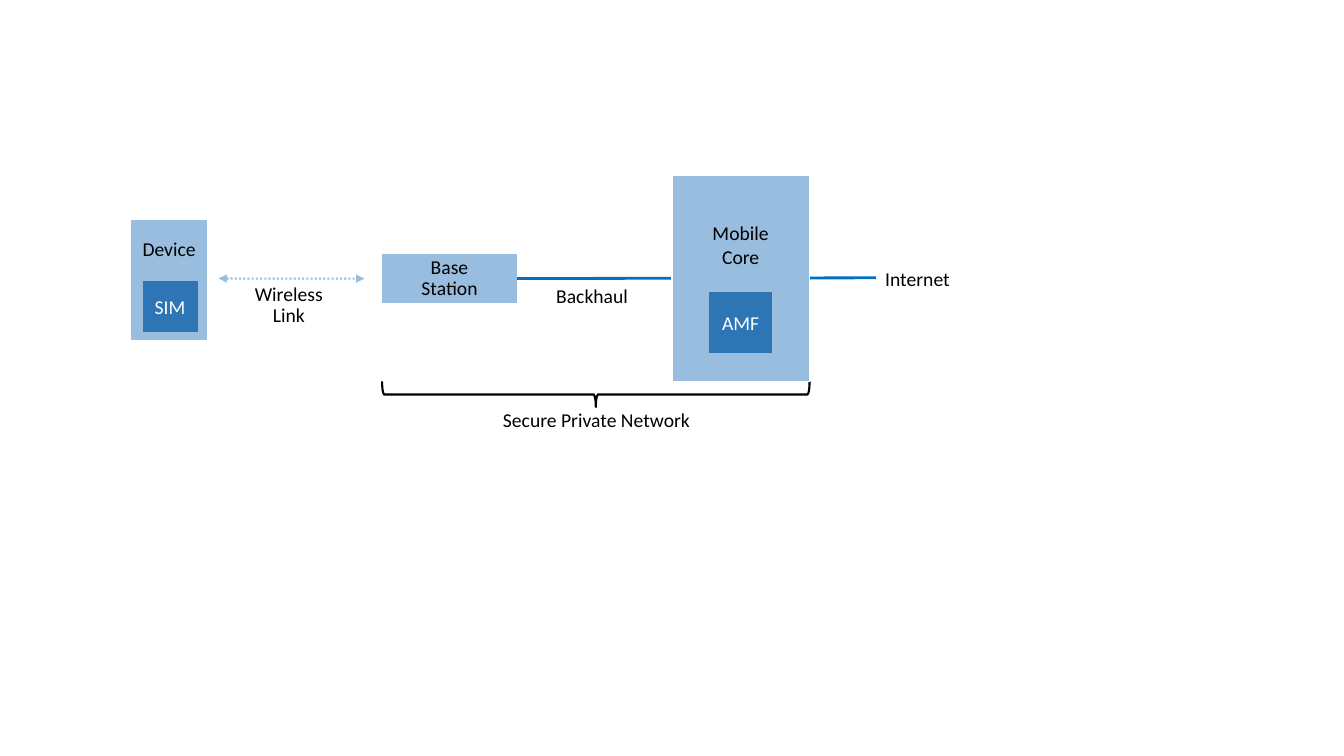
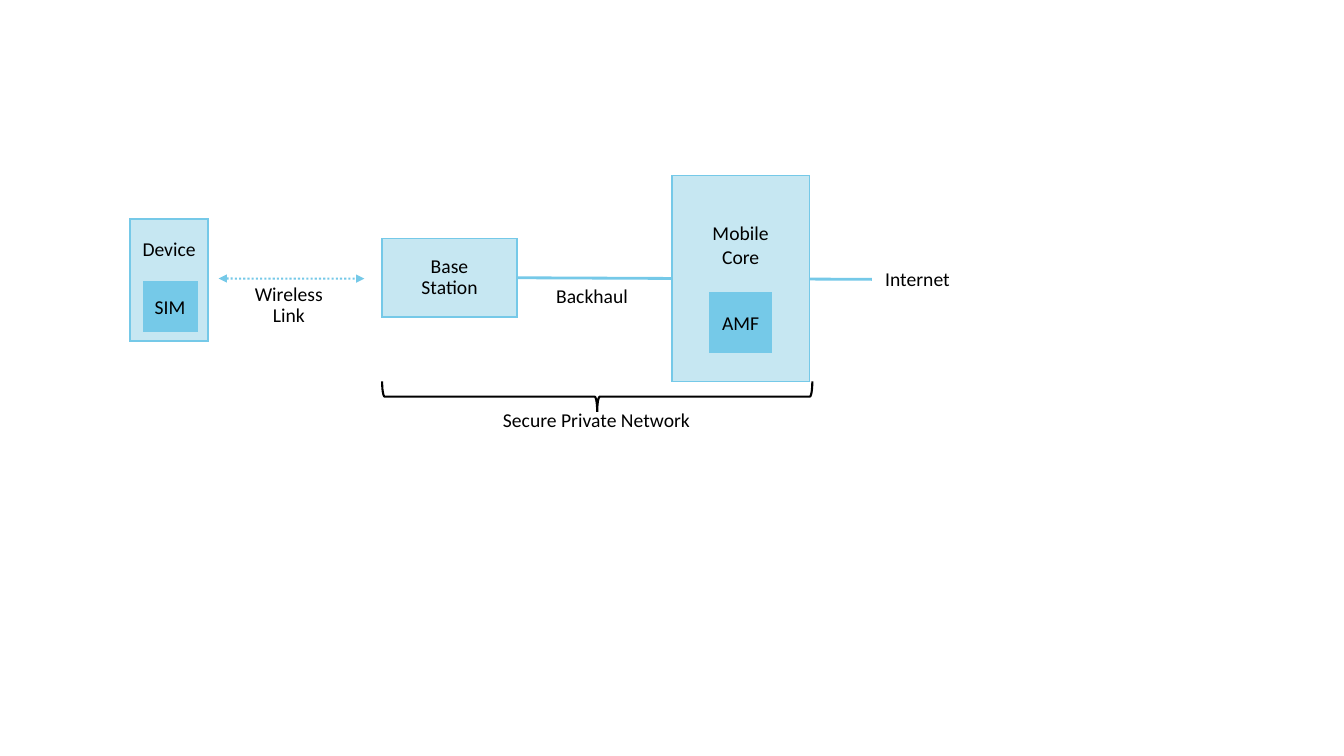
Before and after one commit to SystemsApproach/security, a slide deck: slide 9 of figures/SecurityFigs.odp. Drawn at 1344x756 pixels with LibreOffice and Linux fonts; fonts in the diff are those of the drawing. Boxes give left, top, right and bottom in pixels: in the first picture for what was removed or moved away, otherwise in the second. Text is boxed around its words. In the diff, an @@ line names an element or a change of style, - is before the commit and + after.

```diff
--- a/figures/SecurityFigs.odp
+++ b/figures/SecurityFigs.odp
@@ freeform shape "Mobile" at (673, 175, 811, 381): fill #99BDDF to #C6E7F2; outline #FFFFFF 0.99 pt to #75C9E8 0.99 pt @@
@@ freeform shape "Device" at (130, 219, 208, 341): fill #99BDDF to #C6E7F2; outline #FFFFFF 0.99 pt to #75C9E8 0.99 pt @@
@@ freeform shape "Base": place and size @@
-freeform shape "Base" at (382, 254, 517, 302)
+freeform shape "Base" at (382, 238, 517, 317)
@@ freeform shape "Base" at (382, 238, 517, 317): fill #99BDDF to #C6E7F2; outline none to #75C9E8 0.99 pt @@
@@ freeform shape "SIM" at (143, 281, 198, 332): text colour #FFFFFF to #000000; fill #2E75B6 to #75C9E8 @@
@@ double arrow (219, 278) - (364, 278): stroke #99BDDF 1.5 pt to #75C9E8 1.5 pt @@
@@ line moved from (675, 348) - (382, 279) to (675, 352) - (517, 278) @@
@@ line moved from (876, 278) - (382, 279) to (872, 279) - (517, 278) @@
@@ line (872, 279) - (517, 278): stroke #0070C0 2.01 pt to #75C9E8 2.01 pt @@
@@ freeform shape "AMF" at (710, 292, 772, 353): text colour #FFFFFF to #000000; fill #2E75B6 to #75C9E8 @@
@@ freeform shape: place and size @@
-freeform shape at (382, 381, 810, 407)
+freeform shape at (382, 382, 812, 412)
```
Also in this commit, not shown: 2 other files.
